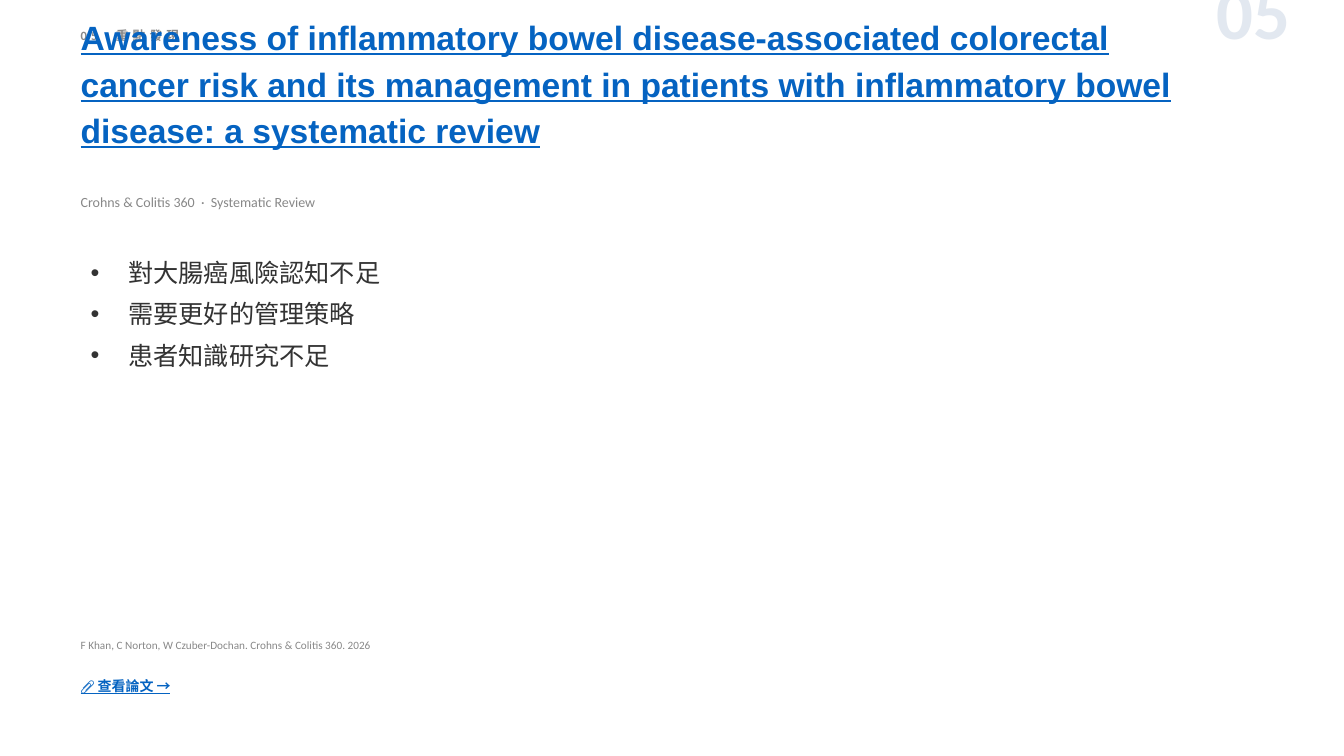
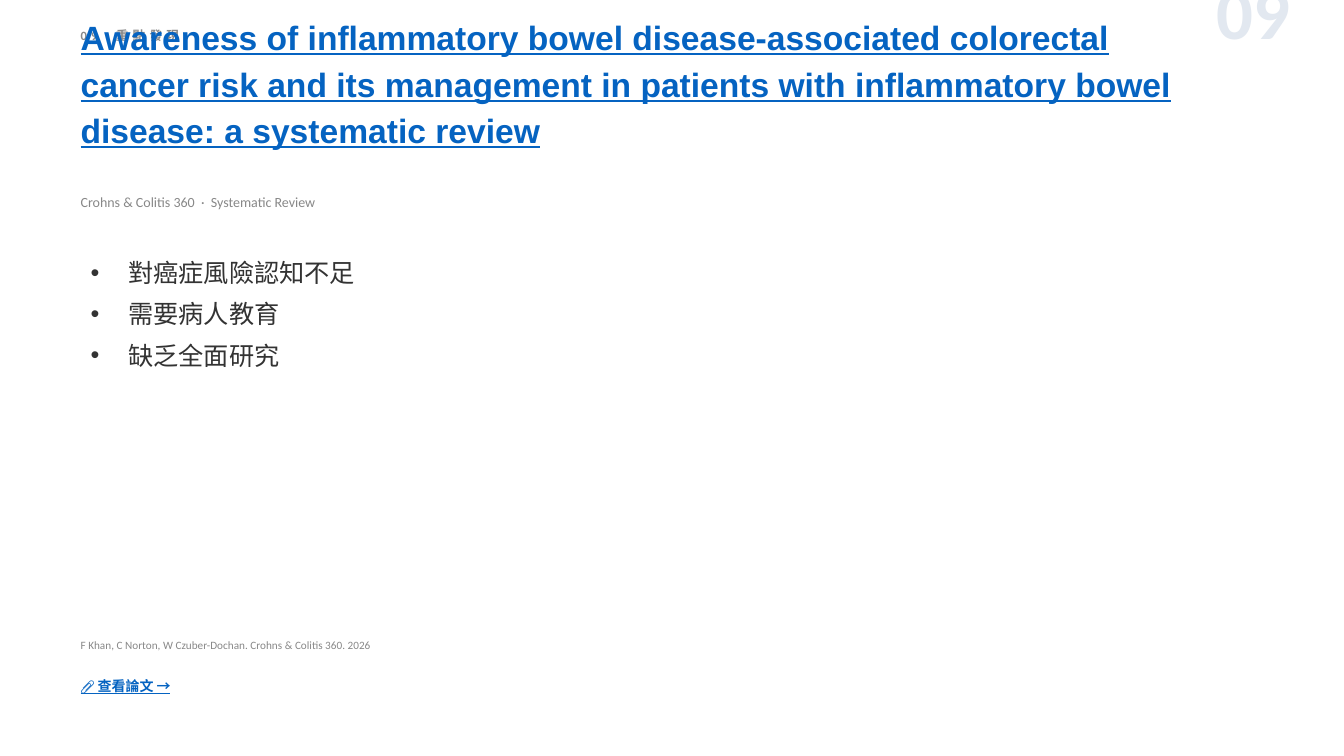
Before and after one commit to jejenhu-maker/colorectal-weekly-digest, a slide deck: slide 11 of docs/digest-zh.pptx (slide 7 before the commit). Drawn at 1344x756 pixels with LibreOffice and Linux fonts; fonts in the diff are those of the drawing. Boxes give left, top, right and bottom in pixels: in the first picture for what was removed or moved away, otherwise in the second. Text is boxed around its words. In the diff, an @@ line names an element or a change of style, - is before the commit and + after.

```diff
--- a/docs/digest-zh.pptx
+++ b/docs/digest-zh.pptx
@@ text at box(1008, 10, 1291, 10): text changed @@
-05
+09
@@ text at box(128, 260, 355, 367): text changed @@
-• 對大腸癌風險認知不足
-• 需要更好的管理策略
-• 患者知識研究不足
+• 對癌症風險認知不足
+• 需要病人教育
+• 缺乏全面研究
```
Also in this commit, not shown: 12 other slides changed, 1 slide added, 1 slide removed, 2 other files.
